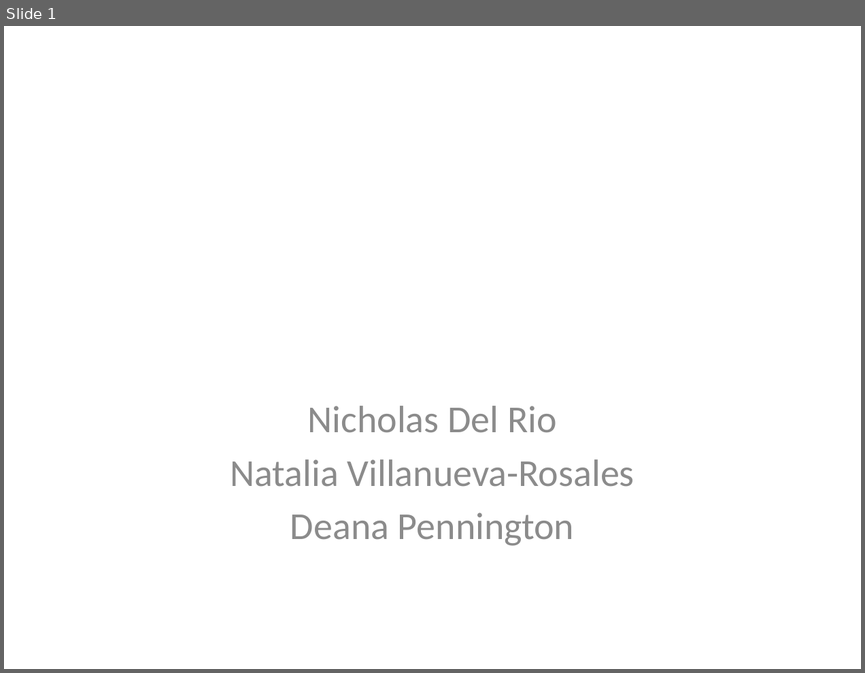
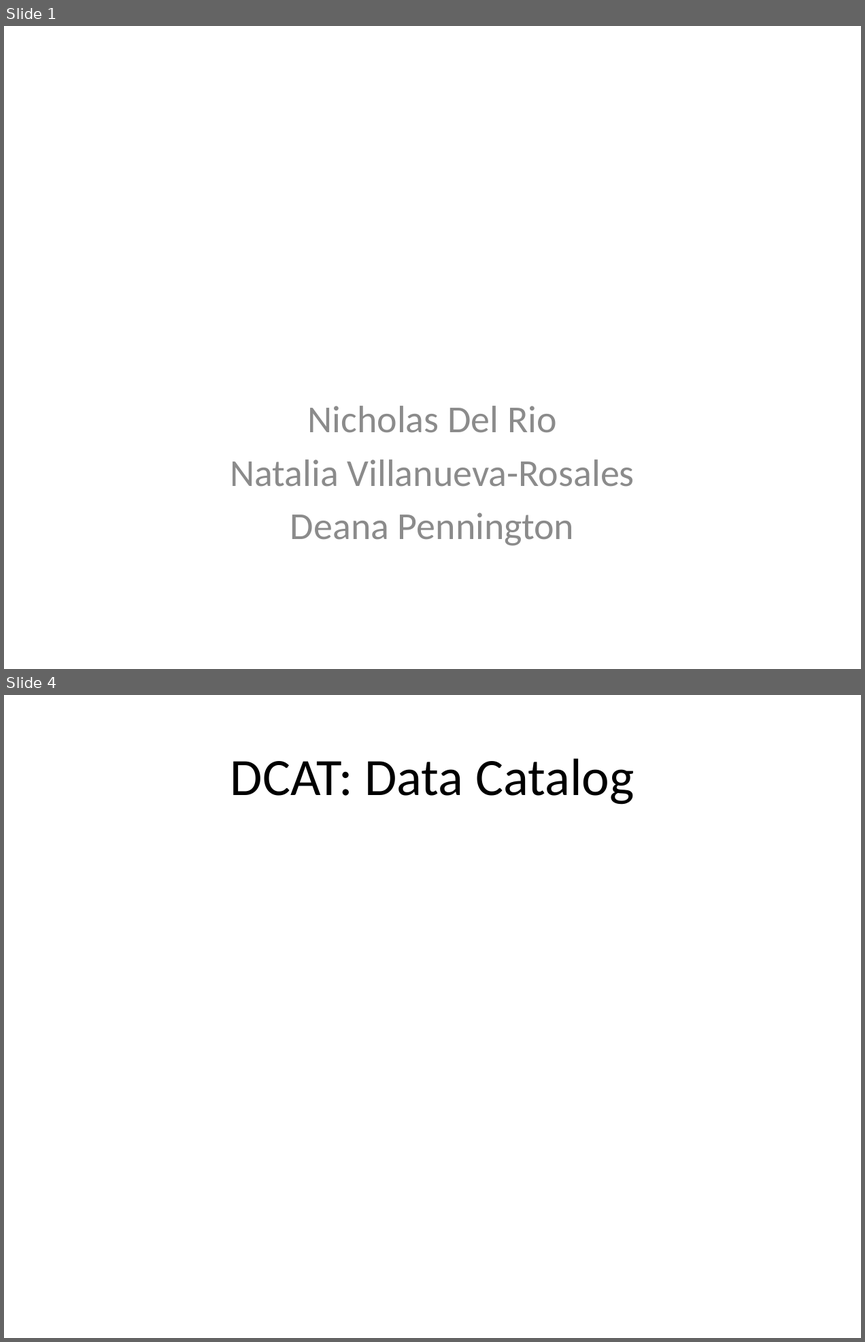
Before and after one commit to roomthily/ELSeWeb, a slide deck: documents/presentations/2013/ELSEweb-EDAC-PROV.pptx. Shown one above the other, each under a label of ours: slide 1 before the commit, slides 1 and 4 after it; the slides between them are not shown. The pictures are 865x673 and 865x1342 pixels, drawn with LibreOffice and Linux fonts; fonts in the diff are those of the drawing. Boxes give left, top, right and bottom in pixels: in the first picture for what was removed or moved away, otherwise in the second. Text is boxed around its words. In the diff, an @@ line names an element or a change of style, - is before the commit and + after.

```diff
--- a/documents/presentations/2013/ELSEweb-EDAC-PROV.pptx
+++ b/documents/presentations/2013/ELSEweb-EDAC-PROV.pptx
@@ slide 4 added at bbox=[4, 695, 861, 1338], background #FFFFFF @@
@@ title added at bbox=[230, 758, 634, 804], 44 pt, text #000000 @@
+DCAT: Data Catalog
```
Also in this commit, not shown: 1 slide changed, 1 other slide added, 1 slide removed, 5 other files.
